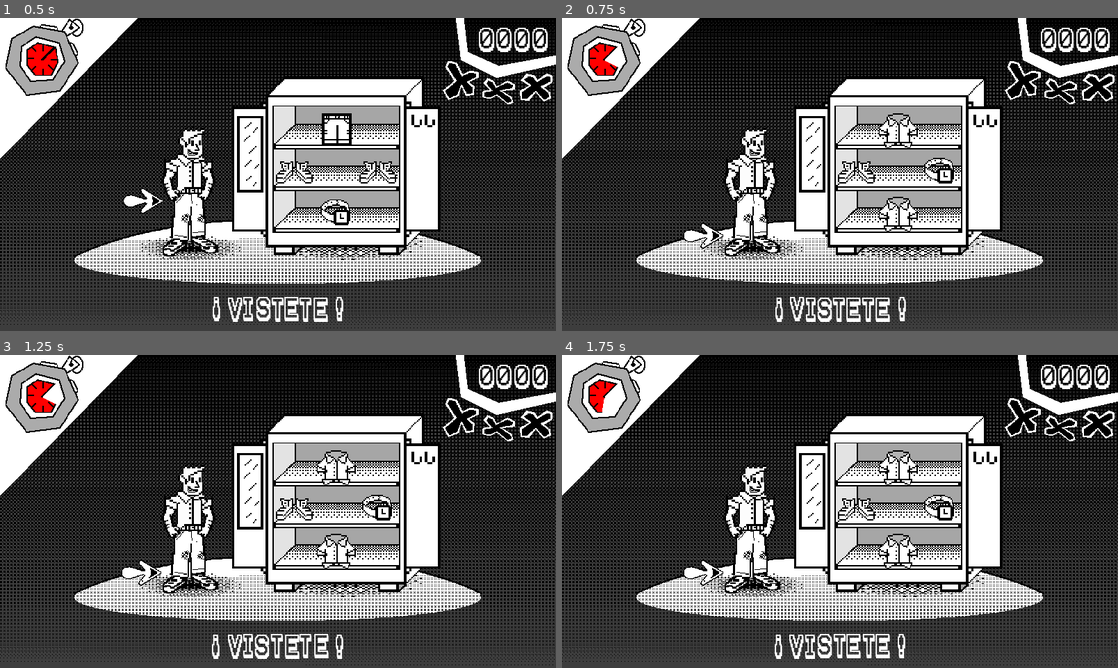
Above: before the commit, frames 1-4 (two rows, left to right).
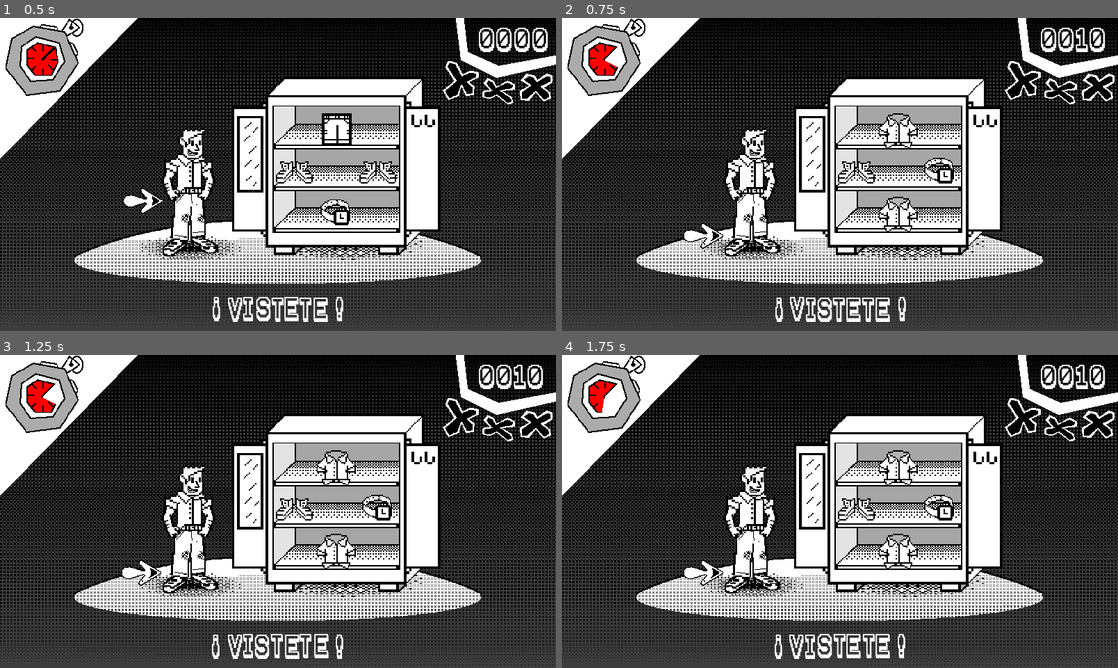
Above: after the commit, the same moments.

Repository: musiualejo/GJB24
Game: Godot game, scene res://scenes/main.tscn
The game is run twice, just before and just after one commit, with the same random seed, the same clock (stepped at 60 frames per second) and the same inputs.
Inputs:
- Up to frame 1 (0.5 s): no input
- Up to frame 2 (0.75 s): hold Up (ui_up) from 0.53 s (still down)
- Up to frame 3 (1.25 s): keep holding Up (ui_up)
- Up to frame 4 (1.75 s): keep holding Up (ui_up)

Frame 1 is identical in both runs. In frame 2, 0.3% of the frame differs, in the area x 92-99%, y 3-11%; in frame 3, 0.3%; in frame 4, 0.3%.

Commit message:
Add some score

Diff:
--- a/scripts/main.gd
+++ b/scripts/main.gd
@@ -16,6 +16,7 @@
 @onready var lives_bar: TextureProgressBar = $ui/vidas
 @onready var nMinijuego: Vestirse = $minijuego
 @onready var nVerbo = $ui/verbo
+@onready var nScore: Label = $ui/score
 
 # SEÑALES
 
@@ -26,6 +27,12 @@
 	OS.set_low_processor_usage_mode ( true )
 	if nMinijuego:
 		nMinijuego.FalloMinijuego.connect(_failed_minigame)
+		nMinijuego.Puntaje.connect(_increase_score)
+
+
+func _increase_score(amount: int):
+	score += amount
+	nScore.text = "%04d" % score
 
 
 func _failed_minigame():
--- a/scripts/vestirse.gd
+++ b/scripts/vestirse.gd
@@ -1,6 +1,8 @@
 extends Node2D
 
 class_name Vestirse
+
+@export var puntaje: int = 10
 
 signal Puntaje(float)
 signal FalloMinijuego()
@@ -51,6 +53,7 @@
 	if items[item_index].frame == zone_index:
 		zones_picked.append(zone_index)
 		pick_zone()
+		Puntaje.emit(puntaje)
 	else:
 		FalloMinijuego.emit()
 
